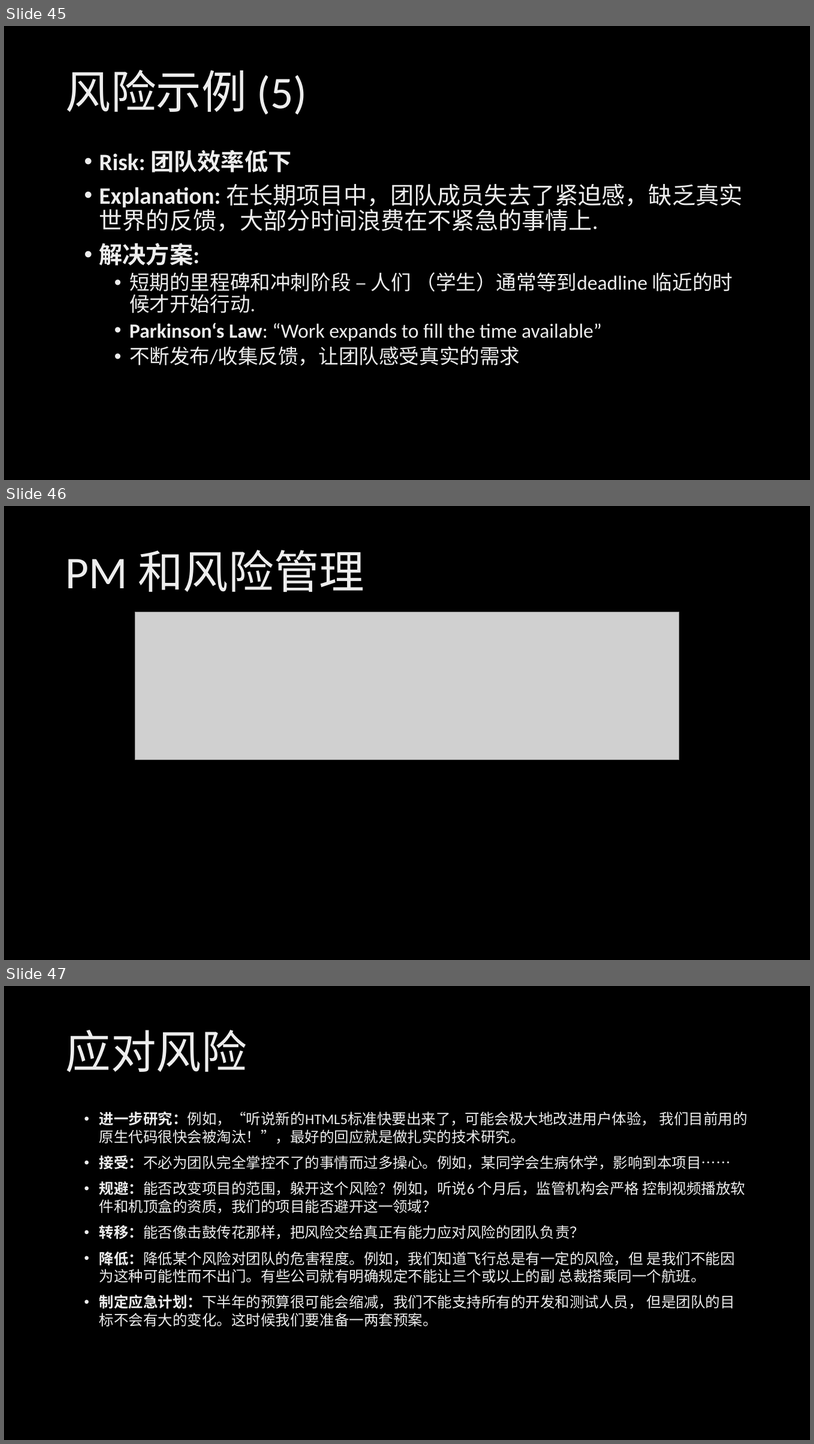
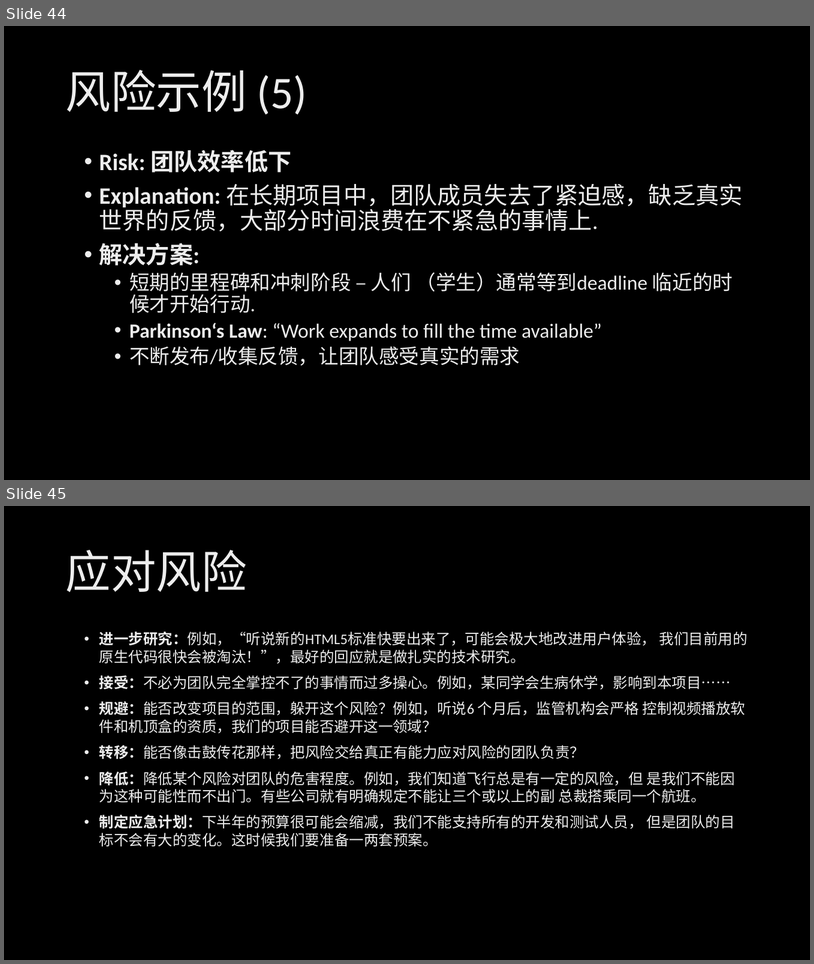
Before and after one commit to xinase/ASE, a slide deck: chapter9/ASE_9_program_manager.pptx. Shown one above the other, each under a label of ours: slides 45, 46 and 47 before the commit, slides 44 and 45 after it. The pictures are 814x1444 and 814x964 pixels, drawn with LibreOffice and Linux fonts; fonts in the diff are those of the drawing; grey boxes stand for pictures; background and template pictures are left out. Boxes give left, top, right and bottom in pixels: in the first picture for what was removed or moved away, otherwise in the second. Text is boxed around its words. In the diff, an @@ line names an element or a change of style, - is before the commit and + after.

```diff
--- a/chapter9/ASE_9_program_manager.pptx
+++ b/chapter9/ASE_9_program_manager.pptx
@@ slide 46 removed at (x1=4, y1=506, x2=810, y2=960), background picture (left out) @@
@@ title removed at (x1=65, y1=550, x2=365, y2=592) @@
-PM 和风险管理
@@ picture removed at (x1=135, y1=612, x2=680, y2=759) @@
@@ what was slide 45 is now slide 44 @@
@@ what was slide 47 is now slide 45 @@
```
Also in this commit, not shown: 4 slides changed, 1 other slide removed.
